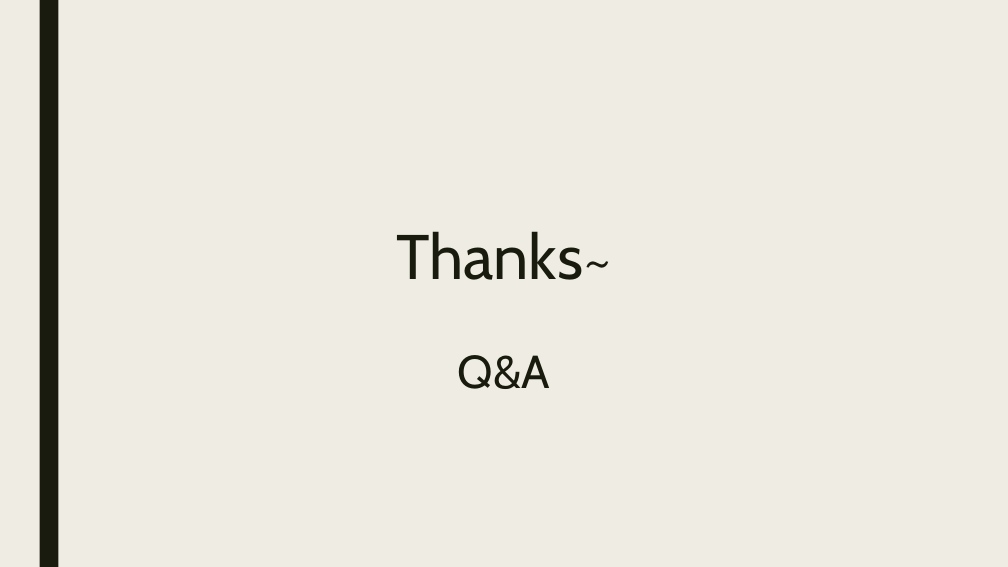
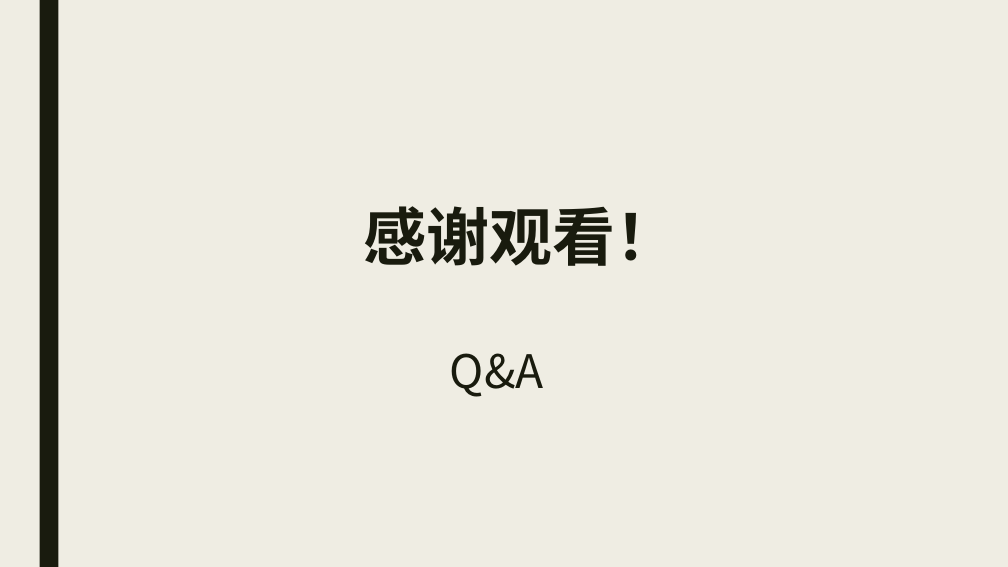
Before and after one commit to RLLDLBF/EasyGoing, a slide deck: slide 11 of Pre/游戏展示.pptx. Drawn at 1008x567 pixels with LibreOffice and Linux fonts; fonts in the diff are those of the drawing. Boxes give left, top, right and bottom in pixels: in the first picture for what was removed or moved away, otherwise in the second. Text is boxed around its words. In the diff, an @@ line names an element or a change of style, - is before the commit and + after.

```diff
--- a/Pre/游戏展示.pptx
+++ b/Pre/游戏展示.pptx
@@ title at [364,206,679,266]: text changed; font Cabin to Noto Sans CJK SC; bold on @@
-Thanks~
+感谢观看！
@@ text "Q&A": place and size @@
-text "Q&A" at [458,355,550,389]
+text "Q&A" at [450,353,544,397]
@@ text "Q&A" at [450,353,544,397]: font Cabin to Noto Sans CJK SC @@
```
Also in this commit, not shown: 10 other slides changed.
